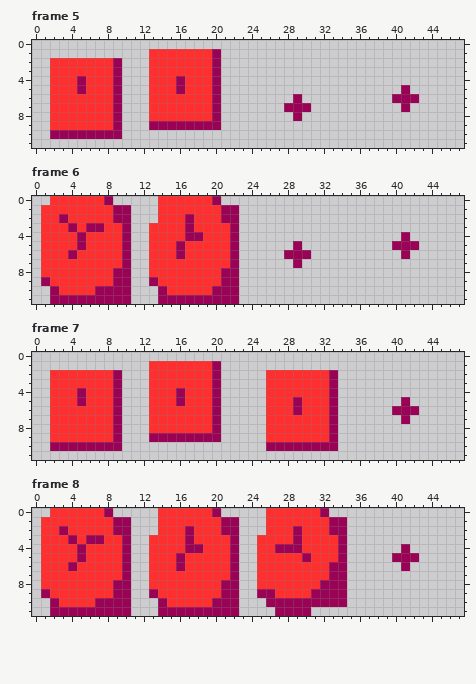
A pixel-art file gets an edit: sprites/healthbar.aseprite. Above is the file before it was changed.
48x12 pixels, 10 frames. Shown: frame 5, frame 6, frame 7, frame 8. The commit also changed other frames, which this record leaves out.
Now the later version:
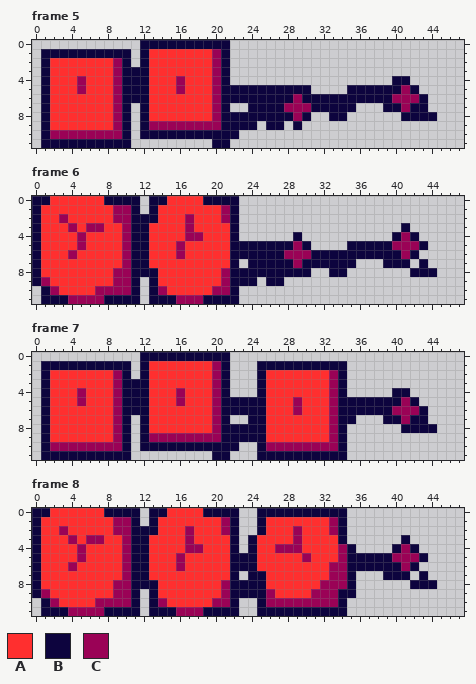
Palette (. is transparent): A #ff2f2f  B #0d043e  C #9a0256
Changes in this commit:
layer "Layer 2" added
layer "Layer 4" added
layer "Layer 3" added
Frame 5, layers "Layer 3", "Layer 4", "Layer 2":
The author put colour B in row 0 at x 12 to 21; in row 1 at x 1 to 10, 12 and 21; in row 2 at x 1, 10, 12 and 21; in row 3 at x 1, 10 to 12 and 21; in row 4 at x 1, 10 to 12, 21 and 40 to 41; in row 5 at x 1, 10 to 12, 21 to 30, 35 to 40 and 42.
The author put colour B in row 6 at x 1, 10 to 12, 21 to 28, 30 to 39 and 43; in row 7 at x 1, 10, 12, 21, 24 to 27, 31 to 35, 39 to 40 and 42 to 43; in row 8 at x 1, 10, 12, 21 to 28, 30, 33 to 34 and 41 to 44; in row 9 at x 1, 10, 12, 21 to 24, 26 to 27 and 29; in row 10 at x 1, 10 and 12 to 22; in row 11 at x 1 to 10 and 20 to 21.
Frame 6, layers "Layer 3", "Layer 4", "Layer 2":
The author put colour B in row 0 at x 0 to 1, 9 to 11, 13 and 21 to 22; in row 1 at x 0, 11 and 13; in row 2 at x 0 and 11 to 13; in row 3 at x 0, 11 to 12 and 41; in row 4 at x 0, 11 to 12, 29, 40 and 42; in row 5 at x 0, 11 to 12, 23 to 28, 30, 35 to 39 and 43.
The author put colour B in row 6 at x 0, 11 to 12, 23 to 27, 31 to 40 and 42; in row 7 at x 0, 11 to 12, 24 to 28, 30 to 35, 39 to 41 and 43; in row 8 at x 0, 11 to 12, 23 to 30, 33 to 34 and 42 to 44; in row 9 at x 0, 11, 23 to 24 and 26 to 27; in rows 10 to 11 at x 1, 11 and 13.
Colour A becomes colour B in row 0 at x 14 and 19; in row 8 at x 13.
Colour C becomes colour B in row 0 at x 8 and 20; in rows 1 to 8 at x 22; in row 9 at x 13 and 22; in row 10 at x 22; in row 11 at x 2 to 3, 8 to 10, 14 to 15 and 19 to 22.
Frame 7, layers "Layer 3", "Layer 4", "Layer 2":
The author put colour B in row 0 at x 12 to 21; in row 1 at x 1 to 10, 12, 21 and 25 to 34; in row 2 at x 1, 10, 12, 21, 25 and 34; in row 3 at x 1, 10 to 12, 21, 25 and 34; in row 4 at x 1, 10 to 12, 21, 25, 34 and 40 to 41; in row 5 at x 1, 10 to 12, 21 to 25, 34 to 40 and 42.
The author put colour B in row 6 at x 1, 10 to 12, 21 to 25, 34 to 39 and 43; in row 7 at x 1, 10, 12, 21, 24 to 25, 34 to 35, 39 to 40 and 42 to 43; in row 8 at x 1, 10, 12, 21 to 25, 34 and 41 to 44; in row 9 at x 1, 10, 12, 21 to 25 and 34; in row 10 at x 1, 10, 12 to 22, 25 and 34; in row 11 at x 1 to 10, 20 to 21 and 25 to 34.
Frame 8, layers "Layer 3", "Layer 4", "Layer 2":
The author put colour B in row 0 at x 0 to 1, 9 to 11, 13, 21 to 22, 25 and 33 to 34; in row 1 at x 0, 11, 13 and 25; in row 2 at x 0, 11 to 13 and 25; in row 3 at x 0, 11 to 12, 24 and 41; in row 4 at x 0, 11 to 12, 24, 35, 40 and 42; in row 5 at x 0, 11 to 12, 23 to 24, 35 to 39 and 43.
The author put colour B in row 6 at x 0, 11 to 12, 23 to 24, 35 to 40 and 42; in row 7 at x 0, 11 to 12, 24, 35, 39 to 41 and 43; in row 8 at x 0, 11 to 12, 23 to 24, 35 and 42 to 44; in row 9 at x 0, 11, 23 to 24 and 35; in row 10 at x 1, 11, 13 and 25; in row 11 at x 1, 11, 13, 25 to 26 and 31 to 34.
Colour A becomes colour B in row 0 at x 14, 19 and 26 to 31; in row 7 at x 25; in row 8 at x 13 and 25.
Colour C becomes colour B in row 0 at x 8, 20 and 32; in rows 1 to 3 at x 22 and 34; in rows 4 to 8 at x 22; in row 9 at x 13, 22, 25 and 34; in row 10 at x 22 and 34; in row 11 at x 2 to 3, 8 to 10, 14 to 15, 19 to 22 and 27 to 30.
Boxes around the changes in both pictures, in picture pixels (x1, y1, x2, y2):
added: (41, 40, 437, 148)
changed: (32, 196, 437, 304)
added: (41, 352, 437, 460)
changed: (32, 508, 437, 616)
